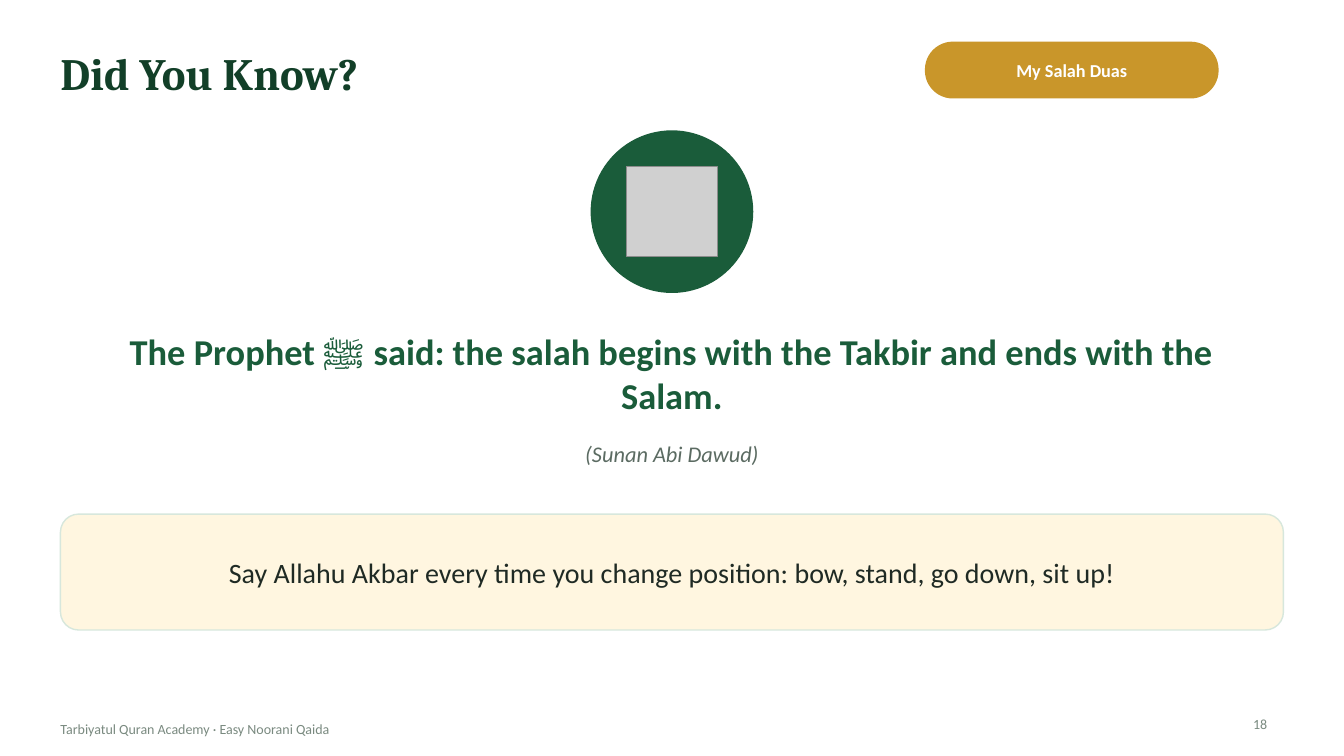
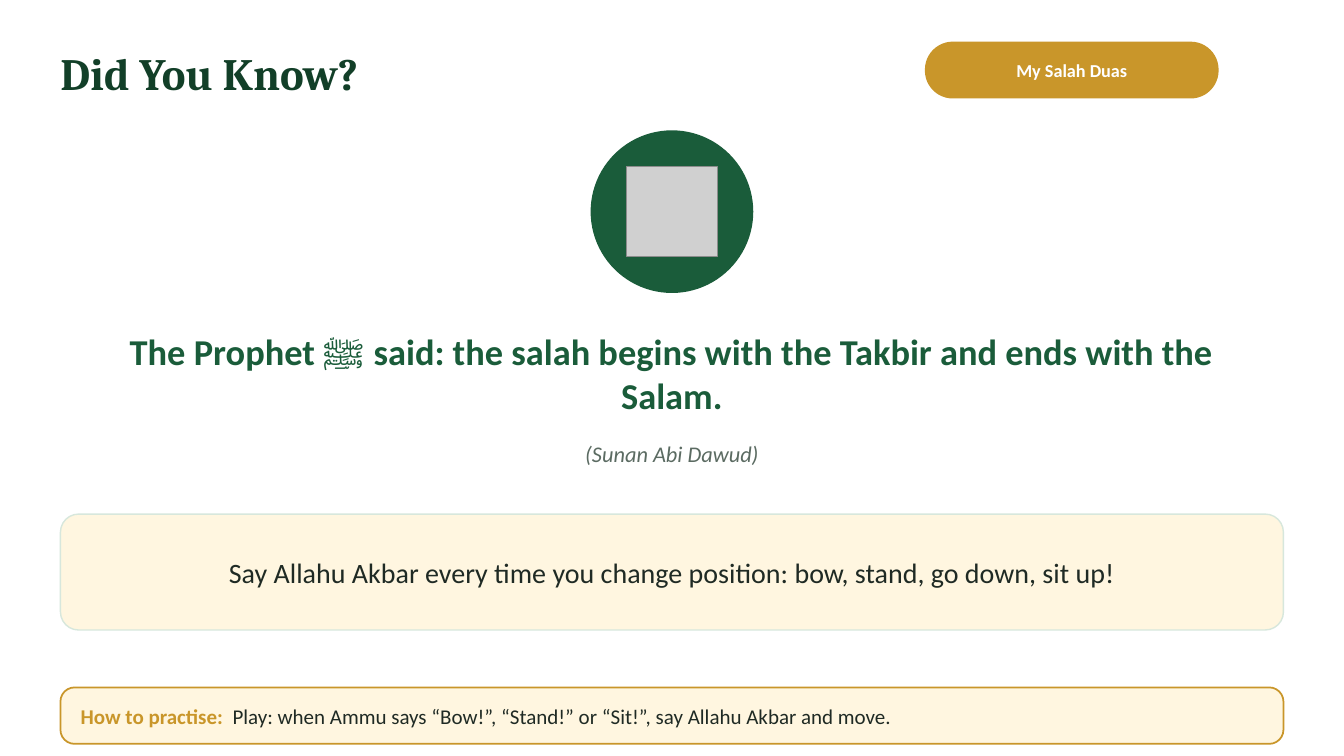
Before and after one commit to ibnhosain/TQA-Management-System, a slide deck: slide 18 of backend/core/deck_seed/easy-noorani-qaida-lecture-01-student.pptx. Drawn at 1344x756 pixels with LibreOffice and Linux fonts; fonts in the diff are those of the drawing; grey boxes stand for pictures; background and template pictures are left out. Boxes give left, top, right and bottom in pixels: in the first picture for what was removed or moved away, otherwise in the second. Text is boxed around its words. In the diff, an @@ line names an element or a change of style, - is before the commit and + after.

```diff
--- a/backend/core/deck_seed/easy-noorani-qaida-lecture-01-student.pptx
+++ b/backend/core/deck_seed/easy-noorani-qaida-lecture-01-student.pptx
@@ rounded rectangle added at (x1=60, y1=688, x2=1284, y2=744), fill #FFF6E0, outline #C9962A 1.25 pt @@
@@ text added at (x1=81, y1=709, x2=891, y2=728), 15 pt, text #1F2A24 @@
+How to practise: Play: when Ammu says “Bow!”, “Stand!” or “Sit!”, say Allahu Akbar and move.
@@ page number removed at (x1=1253, y1=719, x2=1267, y2=729) @@
-18
@@ text removed at (x1=60, y1=724, x2=329, y2=736) @@
-Tarbiyatul Quran Academy · Easy Noorani Qaida
```
Also in this commit, not shown: 20 other slides changed, 2 other files.
